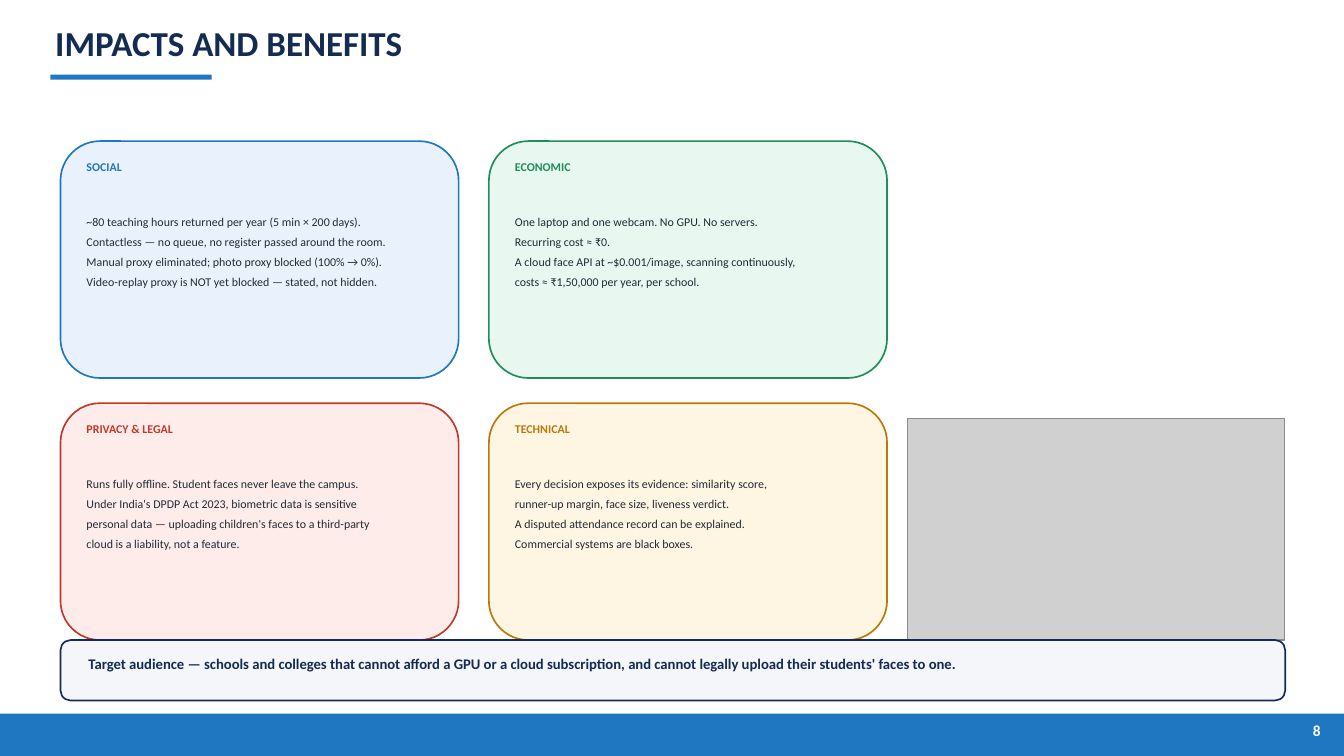
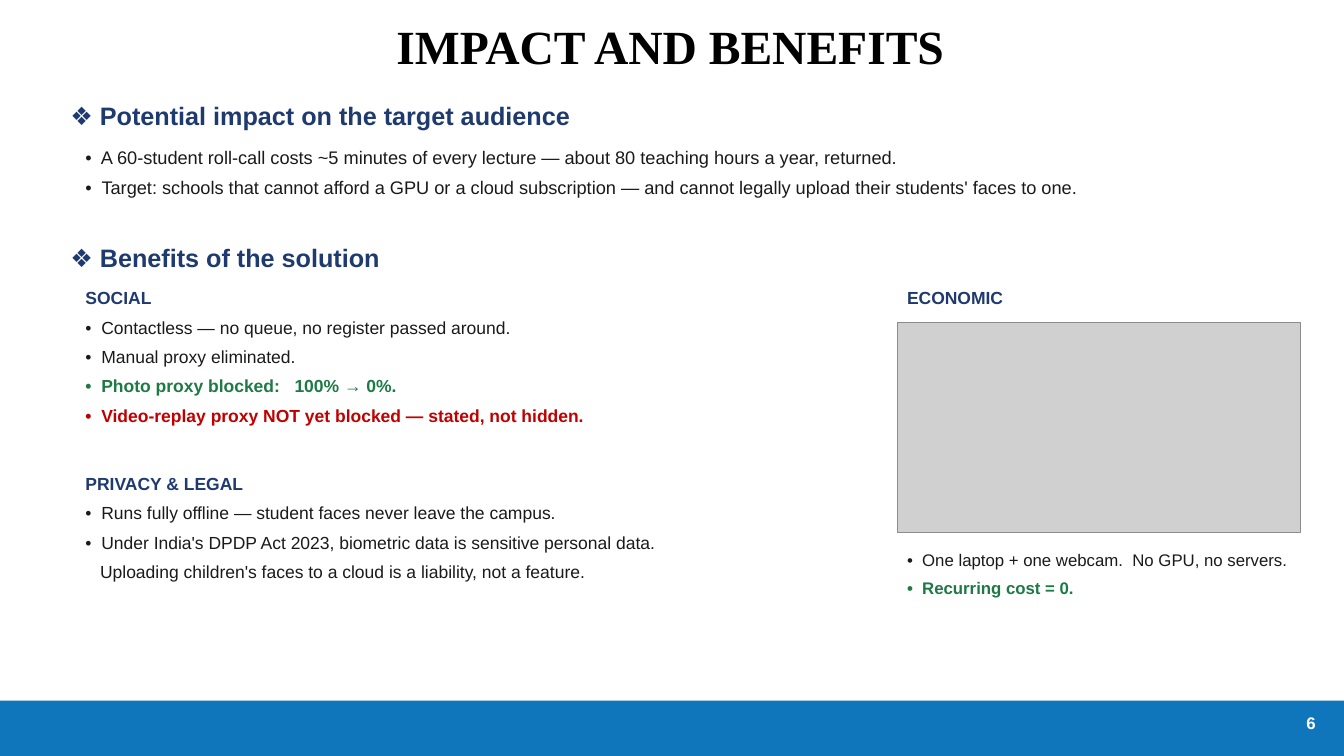
Before and after one commit to SohamBhattacharjee2003/MutiFace-Attendance-System, a slide deck: slide 6 of Server/results/PresenceAI_Presentation.pptx (slide 9 before the commit). Drawn at 1344x756 pixels with LibreOffice and Linux fonts; fonts in the diff are those of the drawing; grey boxes stand for pictures. Boxes give left, top, right and bottom in pixels: in the first picture for what was removed or moved away, otherwise in the second. Text is boxed around its words. In the diff, an @@ line names an element or a change of style, - is before the commit and + after.

Commit message:
Rebuild the deck in the department template exactly
Follows Project_Presentation_Format_2025: white background, centred Times New Roman
headings, Arial body with the "❖" section markers, and the full-width blue footer bar
carrying a white slide number. Seven slides — Title, Idea, Technical Approach ×2,
Results, Impact, References — with the technical part split in two as requested.

Content trimmed: the previous version was too dense to read from a projector.

```diff
--- a/Server/results/PresenceAI_Presentation.pptx
+++ b/Server/results/PresenceAI_Presentation.pptx
@@ text at box(396, 32, 944, 65): text changed; size 25 to 34 pt; font Calibri to Times New Roman; text colour #142B53 to #000000 @@
-IMPACTS AND BENEFITS
+IMPACT AND BENEFITS
@@ rectangle removed at box(50, 75, 212, 80) @@
@@ text added at box(100, 106, 570, 131), 18 pt, text #1F3A6E, bold @@
+❖ Potential impact on the target audience
@@ rounded rectangle removed at box(60, 141, 459, 378) @@
@@ rounded rectangle removed at box(489, 141, 887, 378) @@
@@ text removed at box(86, 163, 386, 288) @@
-SOCIAL
-~80 teaching hours returned per year (5 min × 200 days).
-Contactless — no queue, no register passed around the room.
-Manual proxy eliminated; photo proxy blocked (100% → 0%).
-Video-replay proxy is NOT yet blocked — stated, not hidden.
@@ text at box(101, 150, 1076, 198): text changed; size 10.5 to 13 pt; font Calibri to Arial; text colour #142B53 to #1A1A1A; bold off @@
-Target audience — schools and colleges that cannot afford a GPU or a cloud subscription, and cannot legally upload their students' faces to one.
+• A 60-student roll-call costs ~5 minutes of every lecture — about 80 teaching hours a year, returned.
+• Target: schools that cannot afford a GPU or a cloud subscription — and cannot legally upload their students' faces to one.
@@ text removed at box(515, 163, 795, 288) @@
-ECONOMIC
-One laptop and one webcam. No GPU. No servers.
-Recurring cost ≈ ₹0.
-A cloud face API at ~$0.001/image, scanning continuously,
-costs ≈ ₹1,50,000 per year, per school.
@@ text added at box(100, 248, 380, 268), 18 pt, text #1F3A6E, bold @@
+❖ Benefits of the solution
@@ text "SOCIAL": place and size @@
-text "SOCIAL" at box(86, 425, 369, 550)
+text "SOCIAL" at box(85, 291, 655, 582)
@@ text at box(85, 291, 583, 426): paragraphs added @@
+SOCIAL
+• Contactless — no queue, no register passed around.
+• Manual proxy eliminated.
+• Photo proxy blocked: 100% → 0%.
+• Video-replay proxy NOT yet blocked — stated, not hidden.
@@ text added at box(907, 291, 1003, 304), 12.5 pt, text #1F3A6E, bold @@
+ECONOMIC
@@ picture added at box(897, 323, 1301, 533) @@
@@ rounded rectangle removed at box(60, 403, 459, 640) @@
@@ rounded rectangle removed at box(489, 403, 887, 640) @@
@@ picture removed at box(907, 418, 1285, 640) @@
@@ text removed at box(515, 425, 767, 550) @@
-TECHNICAL
-Every decision exposes its evidence: similarity score,
-runner-up margin, face size, liveness verdict.
-A disputed attendance record can be explained.
-Commercial systems are black boxes.
@@ text at box(85, 477, 243, 490): size 8.5 to 12.5 pt, font Calibri to Arial, text colour #C0392B to #1F3A6E in "PRIVACY & LEGAL"; more space between paragraphs @@
@@ text at box(100, 506, 655, 582): text changed; size 8.5 to 12.5 pt; font Calibri to Arial; text colour #222A35 to #1A1A1A @@
-Runs fully offline. Student faces never leave the campus.
-Under India's DPDP Act 2023, biometric data is sensitive
-personal data — uploading children's faces to a third-party
-cloud is a liability, not a feature.
+• Runs fully offline — student faces never leave the campus.
+• Under India's DPDP Act 2023, biometric data is sensitive personal data.
+Uploading children's faces to a cloud is a liability, not a feature.
@@ text added at box(922, 554, 1287, 598), 12 pt, text #1A1A1A @@
+• One laptop + one webcam. No GPU, no servers.
+• Recurring cost = 0.
@@ rounded rectangle removed at box(60, 640, 1286, 701) @@
@@ rectangle: place and size @@
-rectangle at box(0, 714, 1344, 756)
+rectangle at box(0, 701, 1344, 756)
@@ rectangle at box(0, 701, 1344, 756): fill #1F77C2 to #1076BC @@
@@ text added at box(1306, 717, 1315, 729), 12 pt, text #FFFFFF, bold @@
+6
@@ text removed at box(1313, 725, 1321, 736) @@
-8
```
Also in this commit, not shown: 2 other slides changed, 4 slides added, 8 slides removed, 8 other files.
